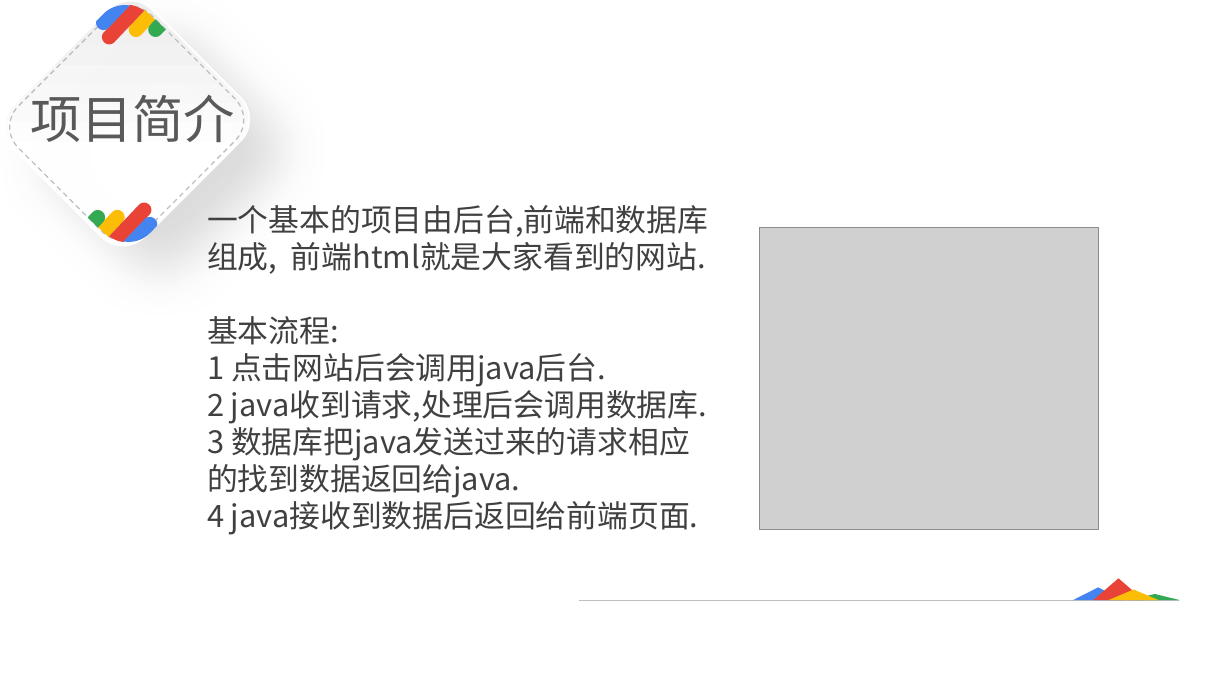
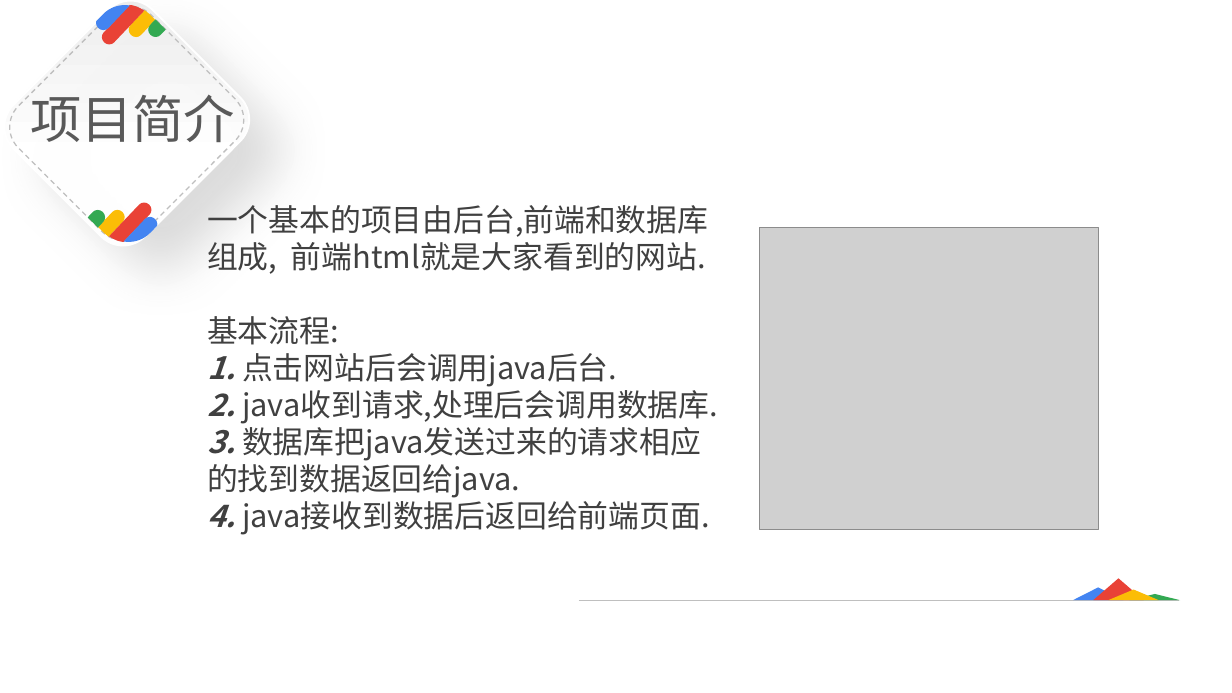
Before and after one commit to xiajingg/jing-skill, a slide deck: slide 1 of file/ProjectDemo.pptx. Drawn at 1232x693 pixels with LibreOffice and Linux fonts; fonts in the diff are those of the drawing; grey boxes stand for pictures; background and template pictures are left out. Boxes give left, top, right and bottom in pixels: in the first picture for what was removed or moved away, otherwise in the second. Text is boxed around its words. In the diff, an @@ line names an element or a change of style, - is before the commit and + after.

```diff
--- a/file/ProjectDemo.pptx
+++ b/file/ProjectDemo.pptx
@@ text at (207,353,718,535): text changed @@
-1 点击网站后会调用java后台.
-2 java收到请求,处理后会调用数据库.
-3 数据库把java发送过来的请求相应 的找到数据返回给java.
-4 java接收到数据后返回给前端页面.
+1. 点击网站后会调用java后台.
+2. java收到请求,处理后会调用数据库.
+3. 数据库把java发送过来的请求相应 的找到数据返回给java.
+4. java接收到数据后返回给前端页面.
```
Also in this commit, not shown: 1 other slide changed.
